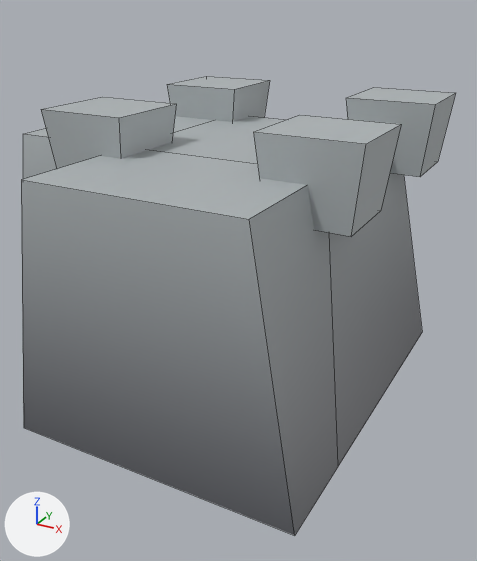
A saved change to the FBX model JEAH!/Assets/Models/Enviroment/SM_WallCorner_Rampart.fbx.
Camera for both pictures: a 50 mm camera at (1.24, -2.54, 1.63) aimed at (-0.03, -0.23, 0.48). The axes (+X, +Y, +Z) are drawn at lower left. The lights are the same throughout. Mesh edges are drawn as thin lines. Where no turn or scale is listed for an object, it has been applied to the vertices.

Before the edit, the objects in view are built like this:
```python
me_mesh = bpy.data.meshes.new('Mesh')
me_mesh.from_pydata(...)  # 48 vertices, 38 faces; spans x -0.81..0.81, y -0.81..0.81, z -0.61..0.61
me_mesh.materials.append(mat_m_castle)  # picture img_t_castle_d_tga
ob_sm_wallcorner_rampart = bpy.data.objects.new('SM_WallCorner_Rampart', me_mesh)
ob_sm_wallcorner_rampart.location = (-0.19, -0.193, 0.606)
```
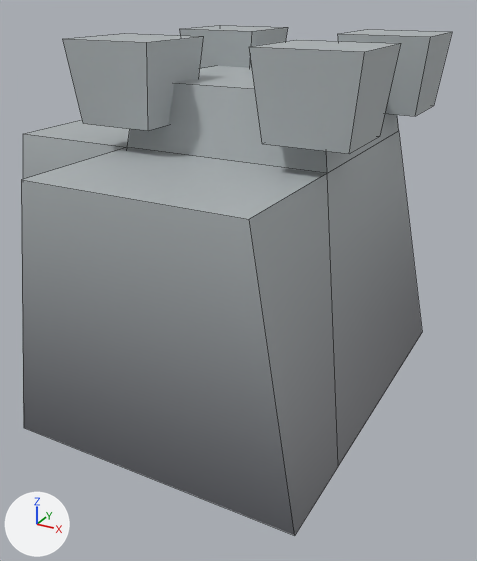
Boxes [x1, y1, x2, y2] around the edits, measured in the pictures (477 x 561 px; the box of a moved part takes in the faces that stretch with it):
'SM_WallCorner_Rampart', reshaped, moved (11% taller): before [21, 76, 456, 535]; after [21, 26, 452, 535]
part 1 of me_mesh, moved or reshaped: before [167, 76, 270, 122]; after [180, 26, 288, 69]
part 2 of me_mesh, moved or reshaped: before [41, 97, 176, 169]; after [63, 34, 203, 131]
part 3 of me_mesh, moved or reshaped: before [254, 115, 401, 236]; after [249, 40, 400, 154]
part 4 of me_mesh, moved or reshaped: before [346, 88, 456, 177]; after [338, 30, 452, 116]
part 5 of me_mesh, added: after [21, 66, 422, 535]

The change, as a diff of the scene's bpy script:
```diff
--- a/JEAH!/Assets/Models/Enviroment/SM_WallCorner_Rampart.fbx.py
+++ b/JEAH!/Assets/Models/Enviroment/SM_WallCorner_Rampart.fbx.py
@@ me_mesh @@
 # used by ob_sm_wallcorner_rampart; location = (-0.19, -0.193, 0.606)
-me_mesh.from_pydata(...)  # 48 vertices, 38 faces; spans x -0.81..0.81, y -0.81..0.81, z -0.61..0.61
+me_mesh.from_pydata(...)  # 52 vertices, 42 faces; spans x -1.0..0.61, y -1.0..0.61, z 0.0..1.47
+# me_mesh part 1: the loose piece of 8 vertices spanning x -0.5..-0.12, y 0.44..0.81, z 0.3..0.61 is moved by (-0.08, -0.23, 0.86)
+# me_mesh part 2: the loose piece of 8 vertices spanning x -0.5..-0.12, y -0.42..-0.05, z 0.3..0.61 is moved by (-0.08, -0.15, 0.86)
+# me_mesh part 3: the loose piece of 8 vertices spanning x 0.43..0.81, y -0.42..-0.05, z 0.3..0.61 is moved by (-0.23, -0.15, 0.86)
+# me_mesh part 4: the loose piece of 8 vertices spanning x 0.43..0.81, y 0.44..0.81, z 0.3..0.61 is moved by (-0.23, -0.23, 0.86)
+# me_mesh part 5: a new loose piece of 20 vertices spanning x -1.0..0.61, y -1.0..0.61, z 0.0..1.32, in mat_m_castle (picture img_t_castle_d_tga)
 me_mesh.materials.append(mat_m_castle)
@@ ob_sm_wallcorner_rampart @@
 ob_sm_wallcorner_rampart = bpy.data.objects.new('SM_WallCorner_Rampart', me_mesh)
-ob_sm_wallcorner_rampart.location = (-0.19, -0.193, 0.606)
+ob_sm_wallcorner_rampart.location = (0.0, 0.0, 0.0)
```
